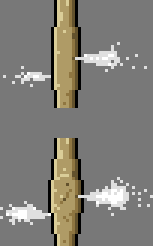
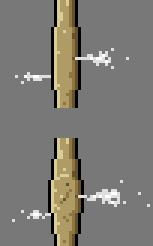
Two versions of the same layered image (153px x 246px). Layer-by-layer changes:
hid "vapeur 1" over (x1=0, y1=42, x2=153, y2=222)
hid "vapeur 2" over (x1=0, y1=45, x2=147, y2=225)
